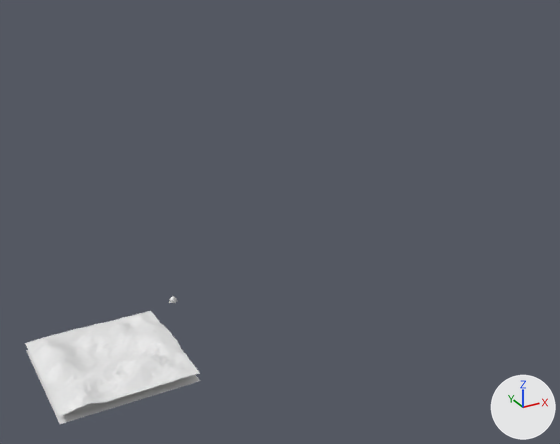
Renders of the Blender file 04-Shots/pk-Twixoberfläche-shot1.blend from each side of a commit.
One viewpoint serves both versions: a camera (50 mm lens) standing at (-123.0, -481.0, 319.0) and looking at (159.0, 31.0, 63.0). The axes (+X, +Y, +Z) are drawn at lower right. The lights are the same throughout. Materials are left out; every surface is plain grey.

Objects in the first picture: 'Landekapsel', 'Twixoberfläche'.
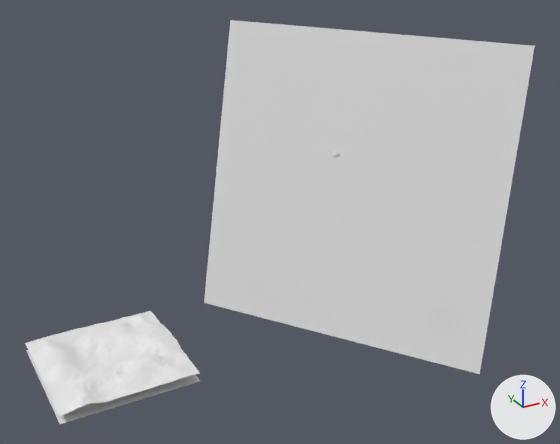
Where the change shows, as pixel boxes [x1, y1, x2, y2] in the pictures (560 x 444 px):
'Plane', added
    after: [204, 20, 535, 374]
'landekapselAntrieb', added
    after: [332, 151, 340, 158]
'Landekapsel', deleted
    before: [169, 296, 177, 303]

The change, as a list of edits to the scene's bpy script:
```text
Add me_circle_008:
    me_circle_008.from_pydata(...)  # 64 vertices, 2 faces; spans x -1.0..1.0, y -1.0..9.59, z 0.0
Add me_plane_1:
    me_plane_1.from_pydata(...)  # 4 vertices, 1 face; spans x -1.0..1.0, y -1.0..1.0, z 0.0
Add col_landekapselantrieb:
    col_landekapselantrieb = bpy.data.collections.new('landekapselAntrieb')
    col_landekapselantrieb.objects.link(ob_antrieb_glow)
    col_landekapselantrieb.objects.link(ob_scheibe)
    col_landekapselantrieb.objects.link(ob_nase)
    col_landekapselantrieb.objects.link(ob_rückseite_rund)
    col_landekapselantrieb.objects.link(ob_rahmen)
    col_landekapselantrieb.objects.link(ob_tür)
    col_landekapselantrieb.objects.link(ob_fensterrahmen)
    col_landekapselantrieb.objects.link(ob_hinterteil)
    col_landekapselantrieb.objects.link(ob_antrieb_rechts_mitte)
    col_landekapselantrieb.objects.link(ob_antrieb_rechts_vorne)
    col_landekapselantrieb.objects.link(ob_antrieb_rechts_hinten)
    col_landekapselantrieb.objects.link(ob_antrieb_links_inten)
    col_landekapselantrieb.objects.link(ob_antrieb_links_vorne)
    col_landekapselantrieb.objects.link(ob_atrieb_links_mitte)
    col_landekapselantrieb.objects.link(ob_hauptkörper)
Remove ob_landekapsel:
    ob_landekapsel = bpy.data.objects.new('Landekapsel', None)
    ob_landekapsel.location = (46.9, -18.4, 45.5)
    ob_landekapsel.rotation_euler = (-0.432, 0.661, 2.966)  # degrees (-25, 38, 170)
    ob_landekapsel.show_instancer_for_render = False
    ob_landekapsel.instance_type = 'COLLECTION'
    ob_landekapsel.instance_collection = col_landekapsel
Change ob_hinterteil:
    ob_hinterteil.location: (-0.961, 0.0, 2.0) -> (-2.71, 0.0, 2.0)
Change ob_hauptkörper:
    ob_hauptkörper.location: (-0.961, 0.0, 2.0) -> (-2.71, 0.0, 2.0)
Add ob_antrieb_glow:
    ob_antrieb_glow = bpy.data.objects.new('Antrieb glow', me_circle_008)
    ob_antrieb_glow.location = (-1.731, -1.885, 0.555)
    ob_antrieb_glow.rotation_euler = (0.0, 1.571, 0.0)  # degrees (0, 90, 0)
    ob_antrieb_glow.scale = (0.439, 0.439, 0.439)
Add ob_landekapselantrieb:
    ob_landekapselantrieb = bpy.data.objects.new('landekapselAntrieb', None)
    ob_landekapselantrieb.location = (166.6, -39.6, 140.0)
    ob_landekapselantrieb.rotation_euler = (-0.432, 0.661, 2.966)  # degrees (-25, 38, 170)
    ob_landekapselantrieb.show_instancer_for_render = False
    ob_landekapselantrieb.instance_type = 'COLLECTION'
    ob_landekapselantrieb.instance_collection = col_landekapselantrieb
Add ob_plane:
    ob_plane = bpy.data.objects.new('Plane', me_plane_1)
    ob_plane.location = (235.7, 44.2, 72.6)
    ob_plane.rotation_euler = (0.00141, -1.327, 0.604)  # degrees (0.1, -76, 35)
    ob_plane.scale = (135.0, 135.0, 135.0)
```
